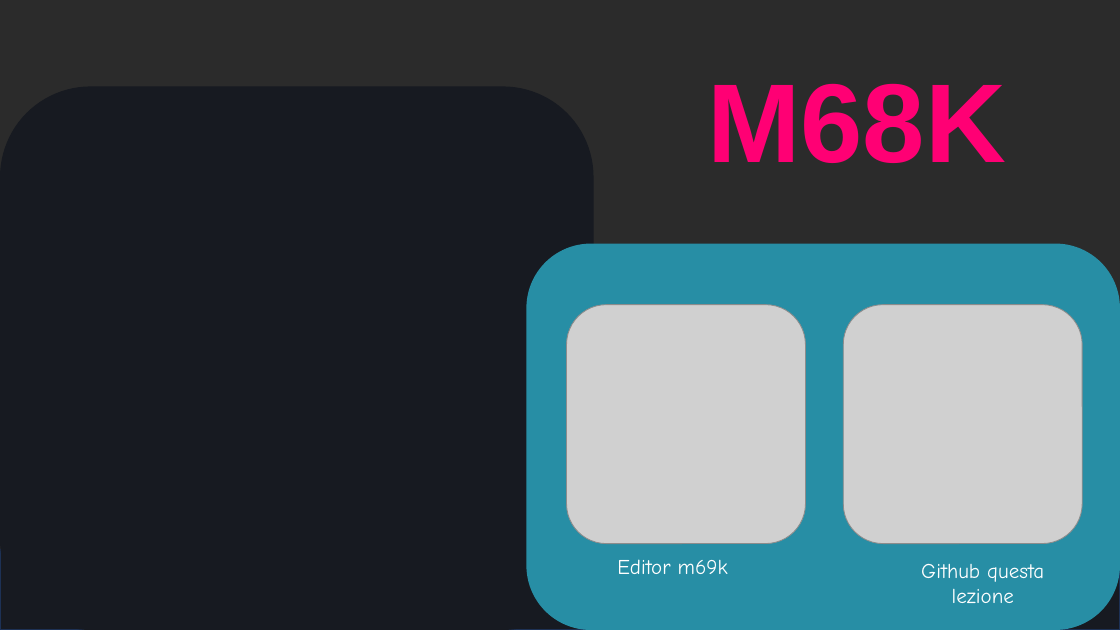
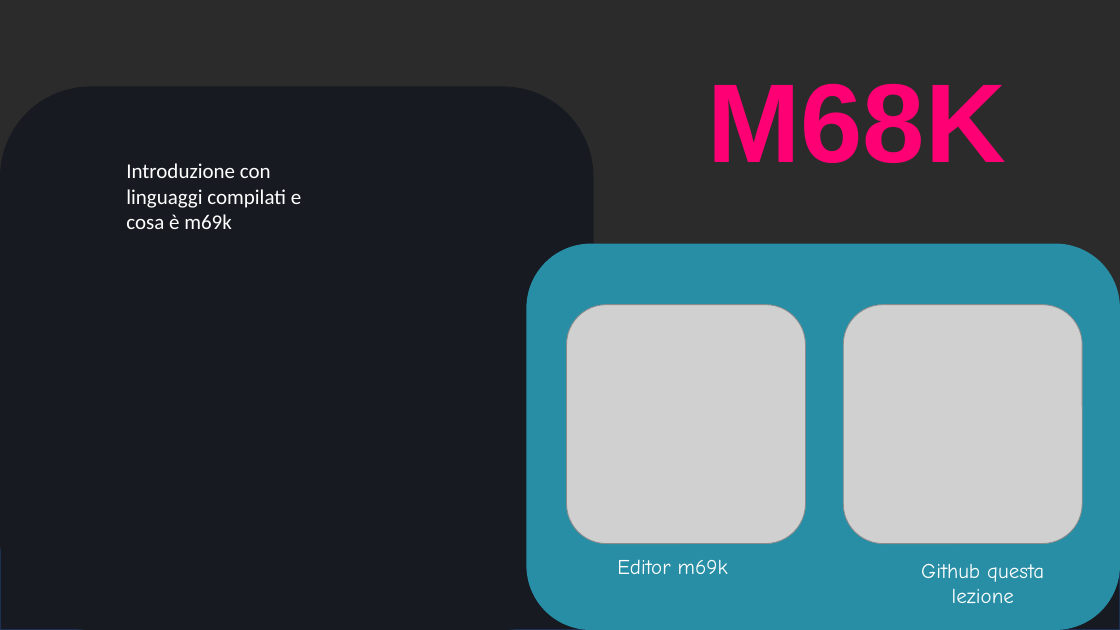
Before and after one commit to Giacomix02/Linux-day-2023, a slide deck: slide 1 of m68k.pptx. Drawn at 1120x630 pixels with LibreOffice and Linux fonts; fonts in the diff are those of the drawing; grey boxes stand for pictures; background and template pictures are left out; a plain dark background stands for a picture behind light text. Boxes give left, top, right and bottom in pixels: in the first picture for what was removed or moved away, otherwise in the second. Text is boxed around its words. In the diff, an @@ line names an element or a change of style, - is before the commit and + after.

Commit message:
add

```diff
--- a/m68k.pptx
+++ b/m68k.pptx
@@ text added at <box>126,163,301,229</box>, 18 pt, text #FFFFFF @@
+Introduzione con linguaggi compilati e cosa è m69k
```
Also in this commit, not shown: 1 other slide changed, 4 slides added, 1 slide removed.
